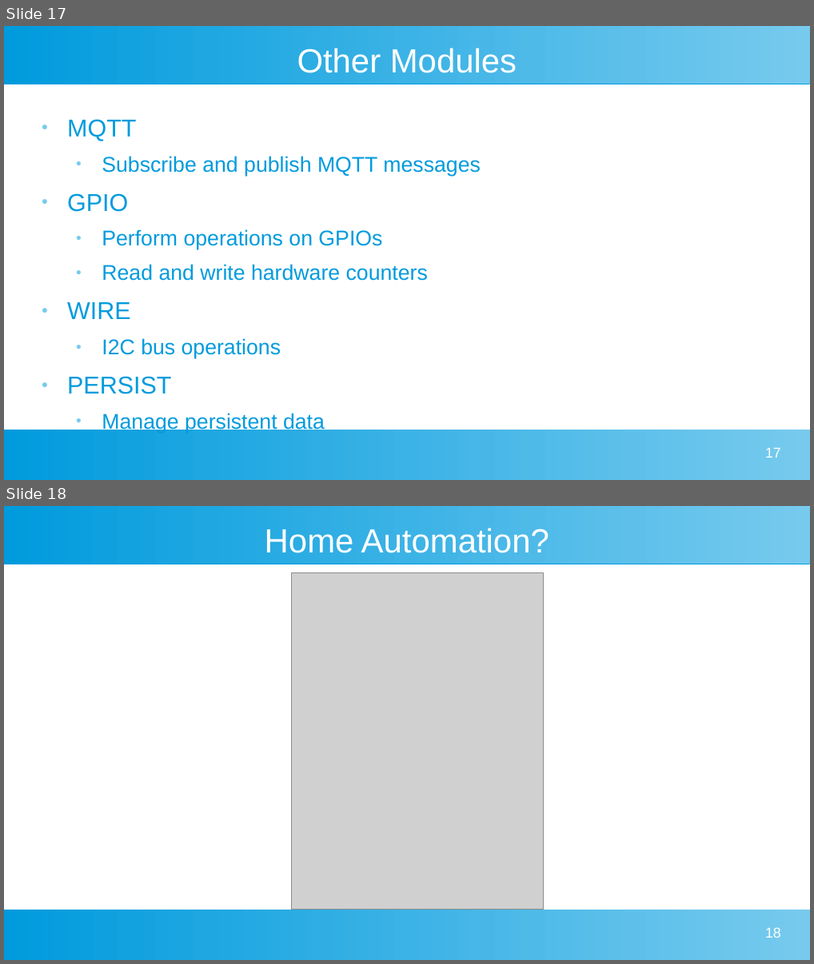
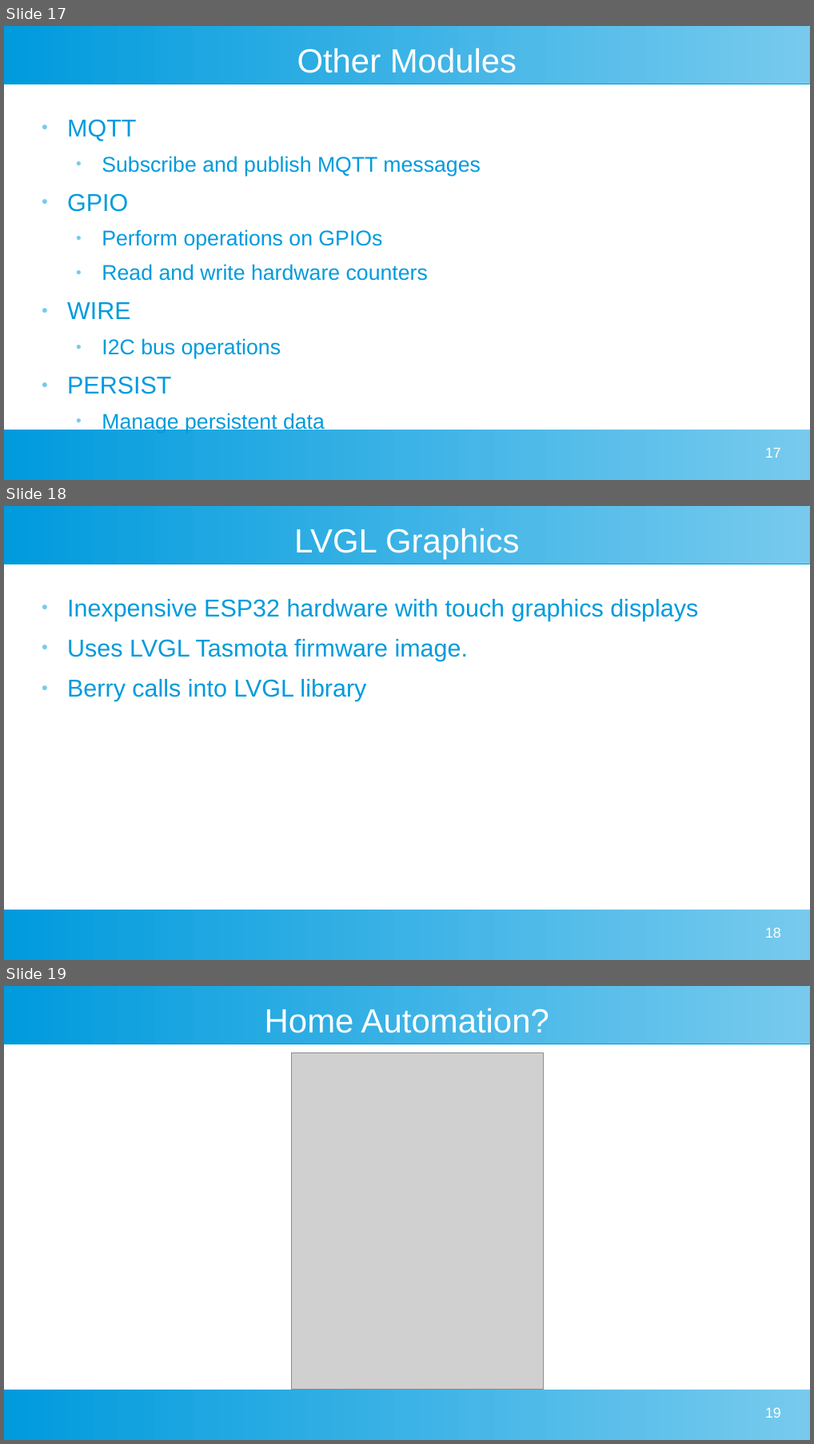
Before and after one commit to darrylb123/EO2024, a slide deck: EO2024-Tasmota+Berry.odp. Shown one above the other, each under a label of ours: slides 17 and 18 before the commit, slides 17, 18 and 19 after it. The pictures are 814x964 and 814x1444 pixels, drawn with LibreOffice and Linux fonts; fonts in the diff are those of the drawing; grey boxes stand for pictures. Boxes give left, top, right and bottom in pixels: in the first picture for what was removed or moved away, otherwise in the second. Text is boxed around its words. In the diff, an @@ line names an element or a change of style, - is before the commit and + after.

```diff
--- a/EO2024-Tasmota+Berry.odp
+++ b/EO2024-Tasmota+Berry.odp
@@ slide 18 added at (4,506,810,960), background #FFFFFF; not listed: 2 template elements that a slide beside it also shows @@
@@ title added at (294,528,520,560), 33 pt, text #FFFFFF @@
+LVGL Graphics
@@ text added at (67,599,698,701), 24 pt, text #009BDD @@
+● Inexpensive ESP32 hardware with touch graphics displays
+● Uses LVGL Tasmota firmware image.
+● Berry calls into LVGL library
@@ page number added at (766,927,782,937), 14 pt, text #FFFFFF @@
+18
@@ what was slide 18 is now slide 19 @@
@@ page number at (766,1407,782,1417): text changed @@
-18
+19
```
Also in this commit, not shown: 4 slides changed, 1 other slide added.
